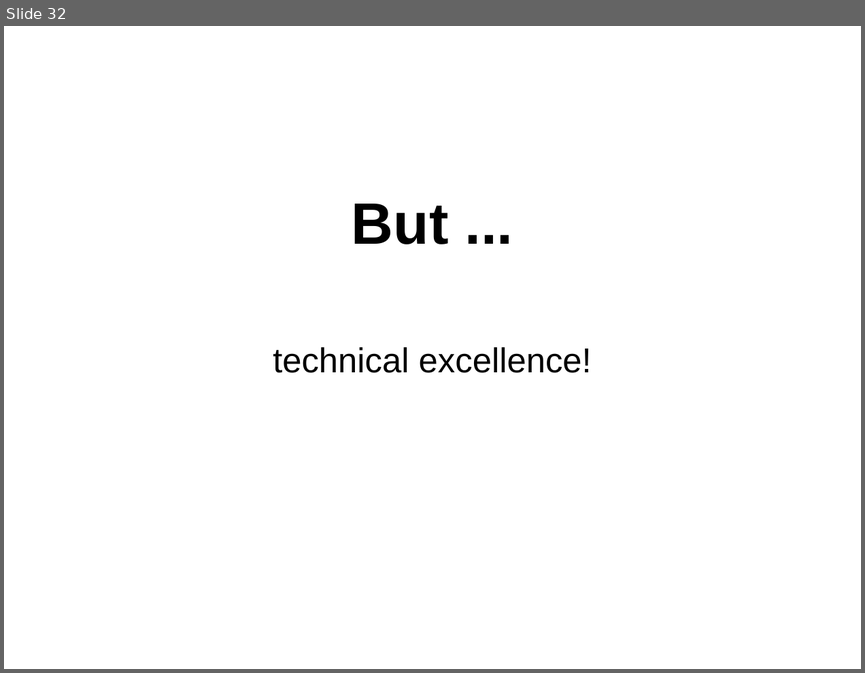
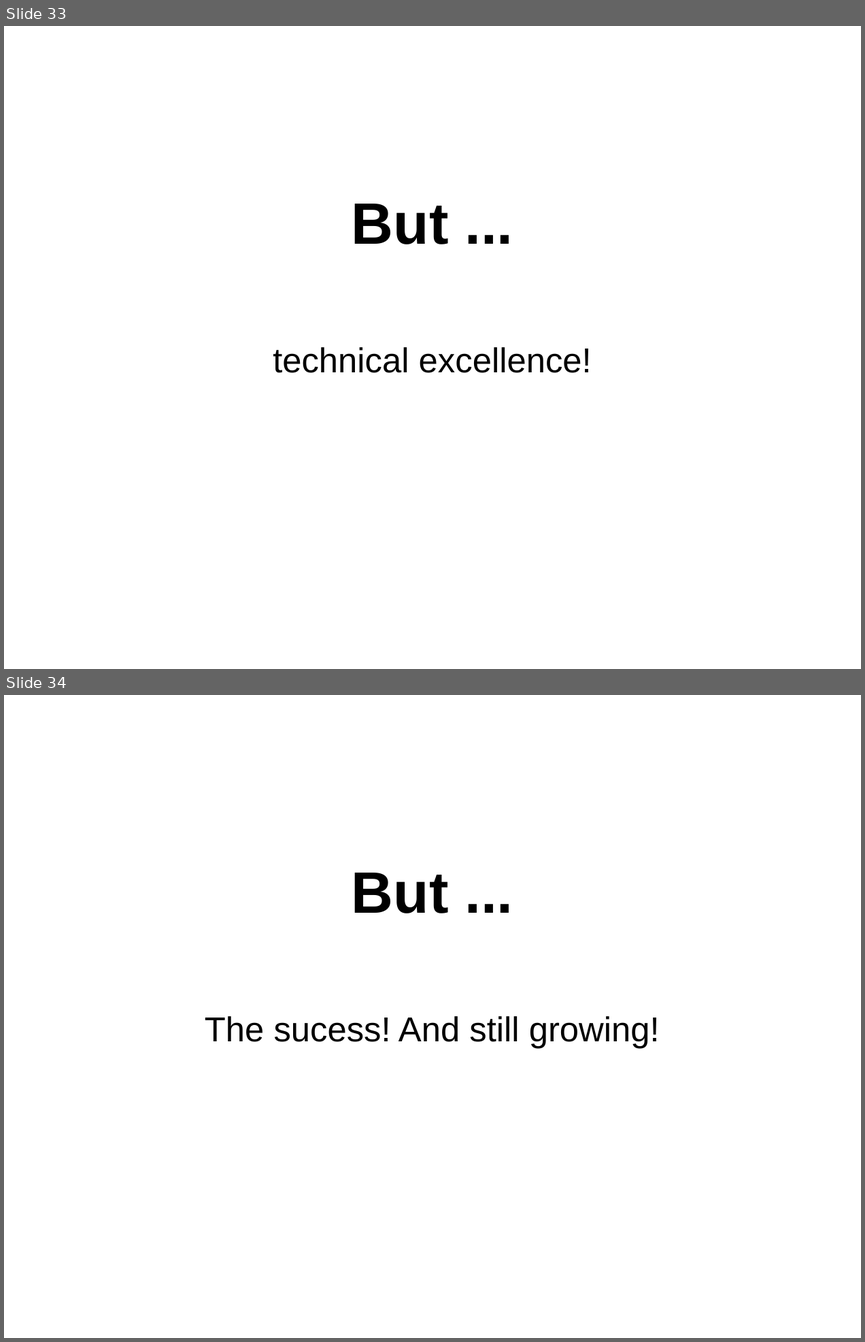
Before and after one commit to danvet/danvet.github.io, a slide deck: slides/lca-2018.odp. Shown one above the other, each under a label of ours: slide 32 before the commit, slides 33 and 34 after it. The pictures are 865x673 and 865x1342 pixels, drawn with LibreOffice and Linux fonts; fonts in the diff are those of the drawing. Boxes give left, top, right and bottom in pixels: in the first picture for what was removed or moved away, otherwise in the second. Text is boxed around its words. In the diff, an @@ line names an element or a change of style, - is before the commit and + after.

```diff
--- a/slides/lca-2018.odp
+++ b/slides/lca-2018.odp
@@ slide 34 added at (x1=4, y1=695, x2=861, y2=1338), background #FFFFFF @@
@@ title added at (x1=351, y1=872, x2=449, y2=913), 54 pt, text #000000, bold @@
+But ...
@@ subtitle added at (x1=205, y1=1016, x2=660, y2=1049), 32 pt, text #000000 @@
+The sucess! And still growing!
@@ what was slide 32 is now slide 33 @@
```
Also in this commit, not shown: 4 slides changed, 4 other slides added, 3 slides removed, 2 other files.
